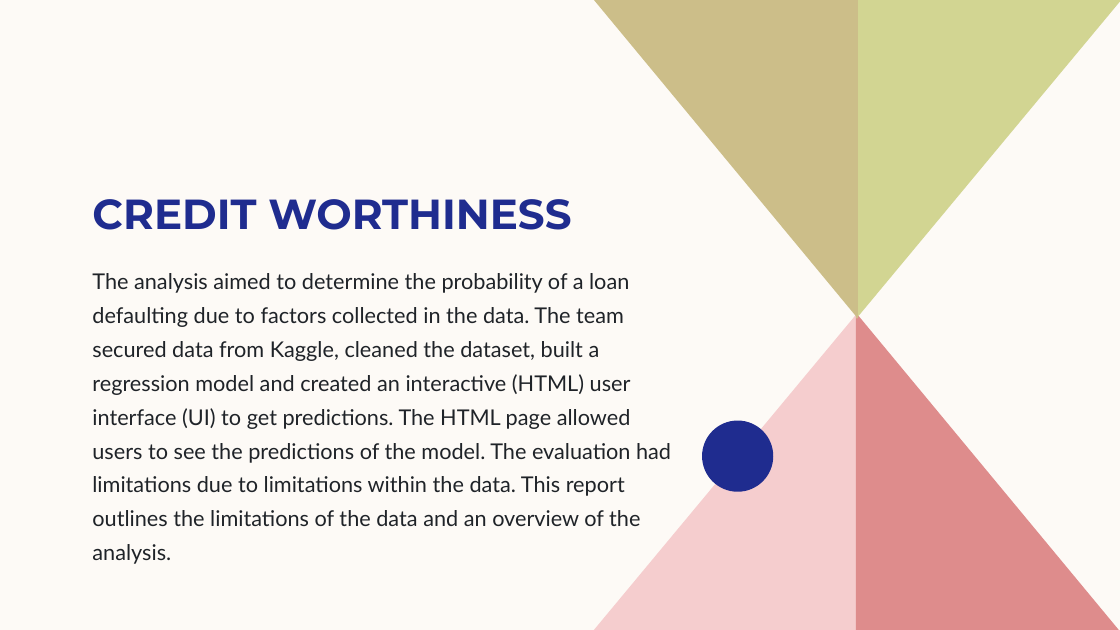
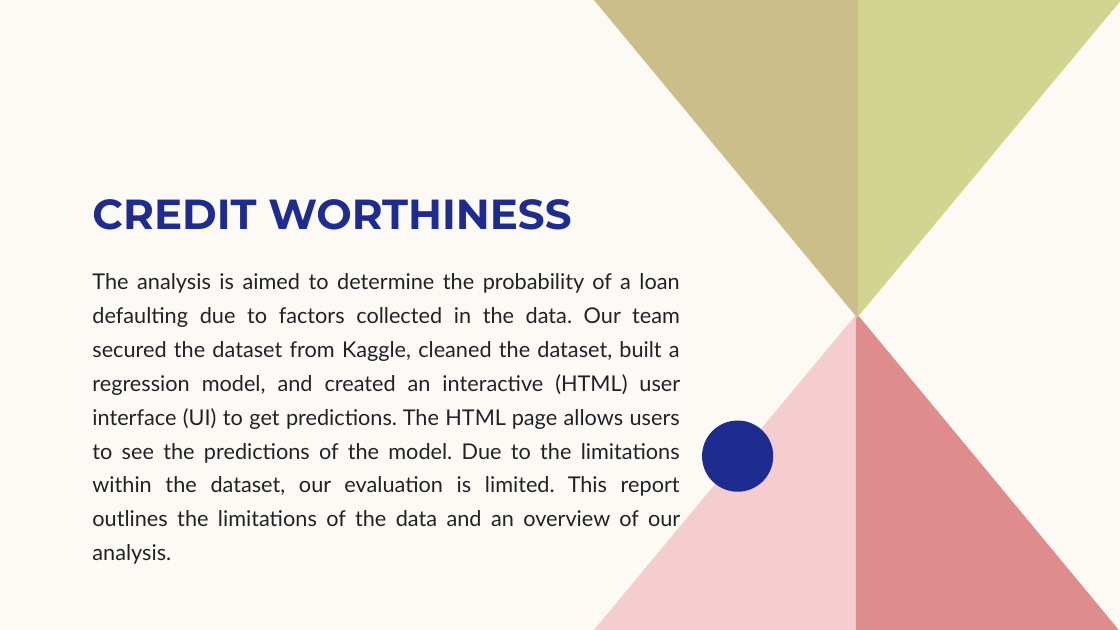
Before and after one commit to AzaniaHH/Credit-Worthiness-Project-4, a slide deck: slide 2 of Group 5 – final project.pptx. Drawn at 1120x630 pixels with LibreOffice and Linux fonts; fonts in the diff are those of the drawing. Boxes give left, top, right and bottom in pixels: in the first picture for what was removed or moved away, otherwise in the second. Text is boxed around its words. In the diff, an @@ line names an element or a change of style, - is before the commit and + after.

Commit message:
final ppt changes

```diff
--- a/Group 5 – final project.pptx
+++ b/Group 5 – final project.pptx
@@ text at (x1=92, y1=273, x2=680, y2=564): text changed @@
-The analysis aimed to determine the probability of a loan defaulting due to factors collected in the data. The team secured data from Kaggle, cleaned the dataset, built a regression model and created an interactive (HTML) user interface (UI) to get predictions. The HTML page allowed users to see the predictions of the model. The evaluation had limitations due to limitations within the data. This report outlines the limitations of the data and an overview of the analysis.
+The analysis is aimed to determine the probability of a loan defaulting due to factors collected in the data. Our team secured the dataset from Kaggle, cleaned the dataset, built a regression model, and created an interactive (HTML) user interface (UI) to get predictions. The HTML page allows users to see the predictions of the model. Due to the limitations within the dataset, our evaluation is limited. This report outlines the limitations of the data and an overview of our analysis.
```
Also in this commit, not shown: 1 other slide changed, 1 slide added.
